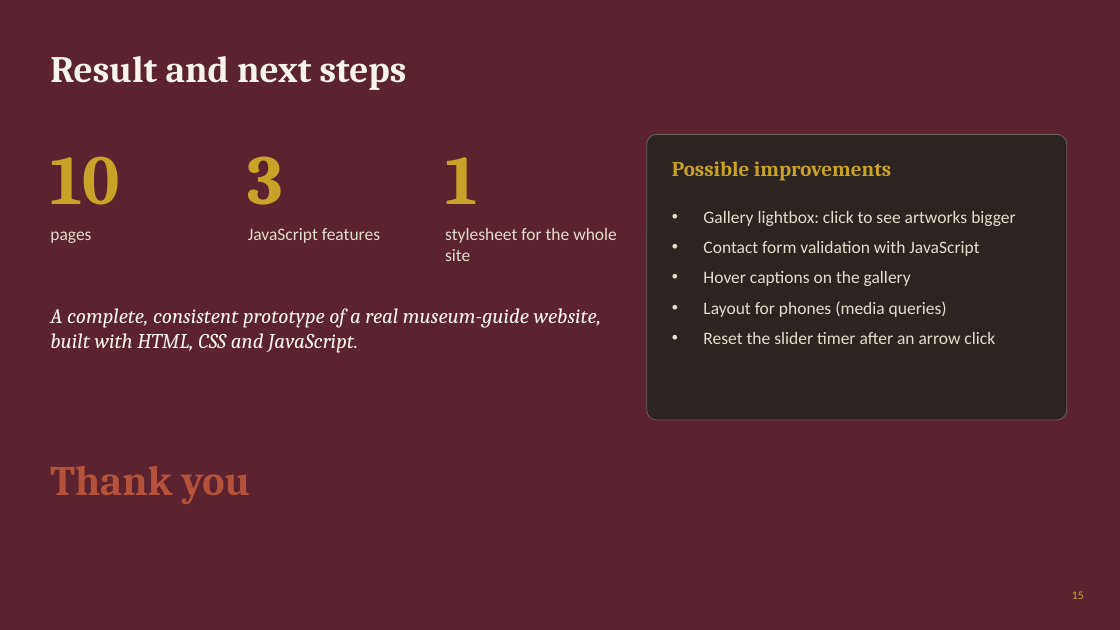
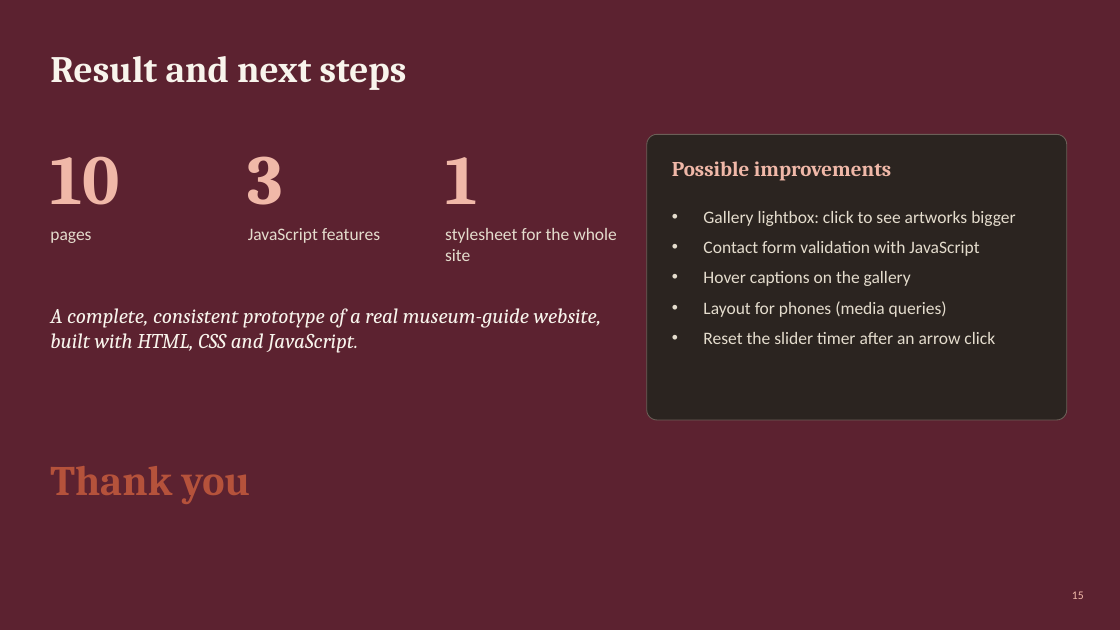
Before and after one commit to Kntouanoglou/Claude, a slide deck: slide 15 of artwalk-florence/presentation/ArtWalk-Florence-Presentation.pptx. Drawn at 1120x630 pixels with LibreOffice and Linux fonts; fonts in the diff are those of the drawing. Boxes give left, top, right and bottom in pixels: in the first picture for what was removed or moved away, otherwise in the second. Text is boxed around its words. In the diff, an @@ line names an element or a change of style, - is before the commit and + after.

```diff
--- a/artwalk-florence/presentation/ArtWalk-Florence-Presentation.pptx
+++ b/artwalk-florence/presentation/ArtWalk-Florence-Presentation.pptx
@@ text colour #C9A227 to #F0B8A8 in 5 elements at box(50, 156, 119, 205), box(248, 156, 284, 205), box(445, 157, 477, 204), box(672, 161, 891, 181), box(1072, 591, 1084, 599) @@
```
Also in this commit, not shown: 5 other slides changed.
